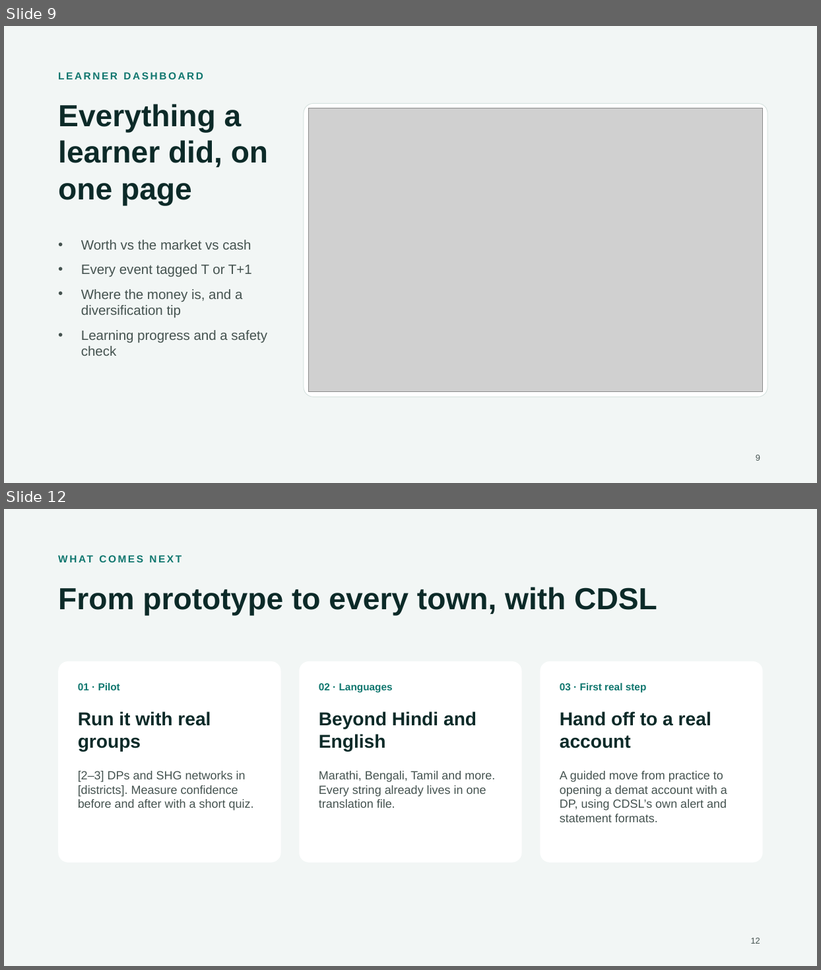
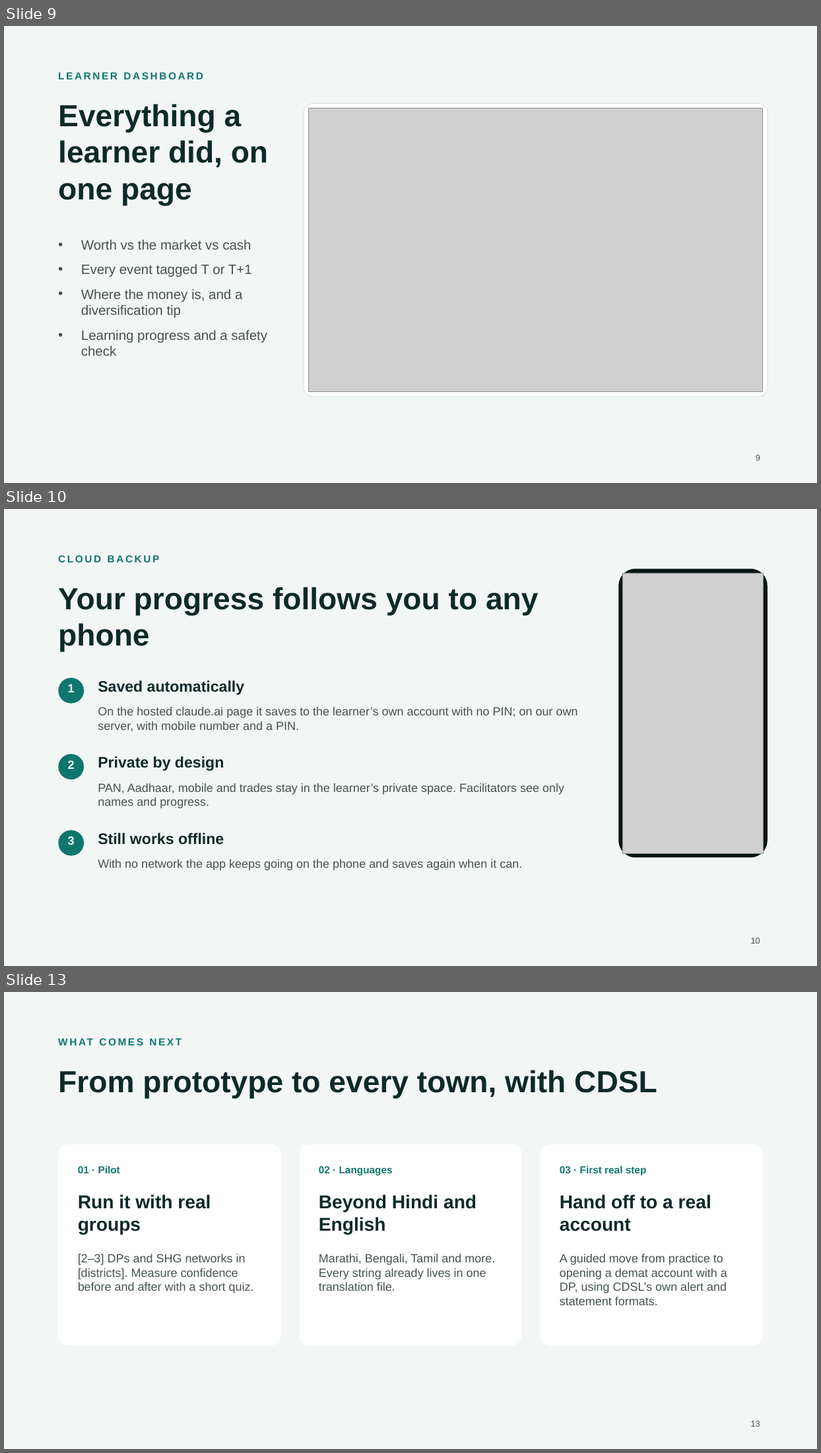
Before and after one commit to TushKum/cdsl, a slide deck: pitch/Pehla Kadam - pitch.pptx. Shown one above the other, each under a label of ours: slides 9 and 12 before the commit, slides 9, 10 and 13 after it; the slides between them are not shown. The pictures are 821x970 and 821x1453 pixels, drawn with LibreOffice and Linux fonts; fonts in the diff are those of the drawing; grey boxes stand for pictures. Boxes give left, top, right and bottom in pixels: in the first picture for what was removed or moved away, otherwise in the second. Text is boxed around its words. In the diff, an @@ line names an element or a change of style, - is before the commit and + after.

```diff
--- a/pitch/Pehla Kadam - pitch.pptx
+++ b/pitch/Pehla Kadam - pitch.pptx
@@ slide 10 added at [4,509,817,966], background #F2F6F5 @@
@@ text added at [58,555,160,562], 12 pt, text #0F766E, bold @@
+CLOUD BACKUP
@@ title added at [58,587,539,652], 36 pt, text #0C2A28, bold @@
+Your progress follows you to any phone
@@ rounded rectangle added at [619,569,768,858], fill #061615 @@
@@ picture added at [623,573,764,854] @@
@@ ellipse added at [58,678,84,704], fill #0F766E @@
@@ text added at [68,684,75,692], 14 pt, text #FFFFFF, bold @@
+1
@@ text added at [98,681,245,695], 18 pt, text #0C2A28, bold @@
+Saved automatically
@@ text added at [98,707,578,732], 14 pt, text #44524F @@
+On the hosted claude.ai page it saves to the learner’s own account with no PIN; on our own server, with mobile number and a PIN.
@@ ellipse added at [58,755,84,780], fill #0F766E @@
@@ text added at [68,760,75,769], 14 pt, text #FFFFFF, bold @@
+2
@@ text added at [98,757,224,771], 18 pt, text #0C2A28, bold @@
+Private by design
@@ text added at [98,784,564,809], 14 pt, text #44524F @@
+PAN, Aadhaar, mobile and trades stay in the learner’s private space. Facilitators see only names and progress.
@@ ellipse added at [58,830,84,856], fill #0F766E @@
@@ text added at [68,836,75,846], 14 pt, text #FFFFFF, bold @@
+3
@@ text added at [98,833,224,845], 18 pt, text #0C2A28, bold @@
+Still works offline
@@ text added at [98,859,522,871], 14 pt, text #44524F @@
+With no network the app keeps going on the phone and saves again when it can.
@@ page number added at [751,938,760,944], 10 pt, text #44524F @@
+10
@@ what was slide 12 is now slide 13 @@
@@ page number at [751,1421,760,1427]: text changed @@
-12
+13
```
Also in this commit, not shown: 1 slide changed, 1 other slide added, 1 slide removed, 1 other file.
